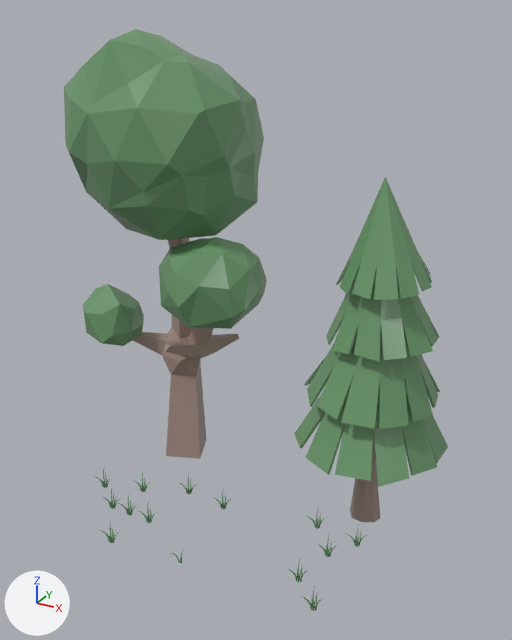
Renders of the OBJ model assets/3DModels/Tree2/tree2.obj from each side of a commit.
The view is the same before and after, from a 50 mm lens placed at (14.3, -23.1, 22.2), pointed at (0.5, 2.1, 9.6). Lighting does not change. The marker at lower left points along +X, +Y and +Z. Where no turn or scale is listed for an object, it has been applied to the vertices.

In view in the first picture: 'NaturePack_Grass003', 'NaturePack_Grass004', 'NaturePack_Grass005', 'NaturePack_Grass006', 'NaturePack_Grass007', 'NaturePack_Grass008', 'NaturePack_Grass009', 'NaturePack_Grass010', 'NaturePack_Grass011', 'NaturePack_Grass012', 'NaturePack_Grass013', 'NaturePack_Grass014', 'NaturePack_Grass1', 'NaturePack_Grass2', 'NaturePack_Tree2', 'Tree1_NaturePack', 'trunk1', 'trunk2'.
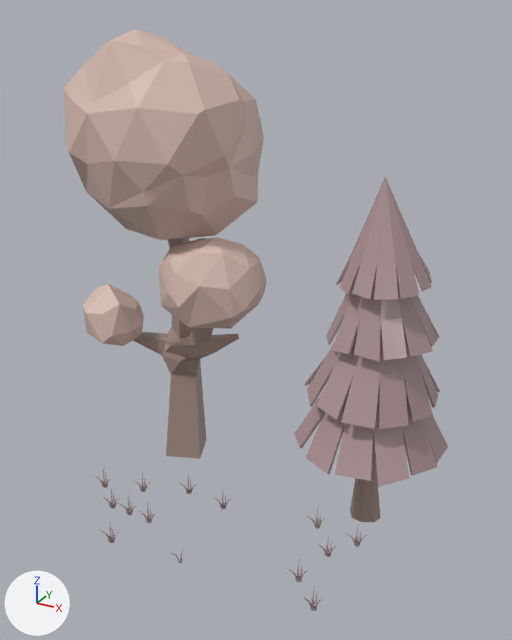
Boxes [x1, y1, x2, y2] around the edits, measured in the pictures (512 x 640 px):
'Tree1_NaturePack', recoloured (green to beige): [64, 29, 267, 346] in both
'NaturePack_Tree2', recoloured (green to grey): [294, 177, 448, 487] in both
'NaturePack_Grass006', recoloured: [303, 590, 323, 611] in both
'NaturePack_Grass007', recoloured: [288, 563, 307, 582] in both
'NaturePack_Grass005', recoloured: [347, 529, 365, 547] in both
'NaturePack_Grass008', recoloured: [317, 542, 336, 557] in both
'NaturePack_Grass003', recoloured: [99, 526, 119, 543] in both
'NaturePack_Grass013', recoloured: [118, 499, 136, 515] in both
'NaturePack_Grass009', recoloured: [306, 512, 325, 529] in both
'NaturePack_Grass011', recoloured: [103, 492, 120, 509] in both
'NaturePack_Grass010', recoloured: [139, 506, 155, 523] in both
'NaturePack_Grass012', recoloured: [135, 472, 150, 492] in both
'NaturePack_Grass004', recoloured: [215, 494, 231, 509] in both
'NaturePack_Grass1', recoloured: [94, 469, 111, 488] in both
'NaturePack_Grass014', recoloured: [180, 478, 196, 494] in both
'NaturePack_Grass2', recoloured: [171, 551, 183, 563] in both

Patch to the scene script:
```diff
--- a/assets/3DModels/Tree2/tree2.obj.py
+++ b/assets/3DModels/Tree2/tree2.obj.py
@@ mat_15___glossy_plastic @@
 mat_15___glossy_plastic = principled_material('15___Glossy_Plastic')
-mat_15___glossy_plastic.base_color = (0.151, 0.317, 0.151)  # green #6c996c
+mat_15___glossy_plastic.base_color = (0.432, 0.301, 0.309)  # grey #b09597
 mat_15___glossy_plastic.roughness = 0.256
@@ mat_03___default @@
+mat_03___default = principled_material('03___Default')
+mat_03___default.base_color = (0.705, 0.517, 0.451)  # beige #dbbeb3
+mat_03___default.roughness = 0.46
@@ me_tree1_naturepack @@
 me_tree1_naturepack.from_pydata(...)  # 208 vertices, 377 faces; spans x -10.0..0.5, y -1.0..8.4, z 0.0..21.4
 # used by ob_tree1_naturepack; location = (0.0, 0.0, 0.0)
+# me_tree1_naturepack part 1: 365 faces spanning x -10.0..0.5, y -1.0..8.4, z 6.1..21.4 switch from mat_15___glossy_plastic (green #6c996c) to mat_03___default (beige #dbbeb3)
```
